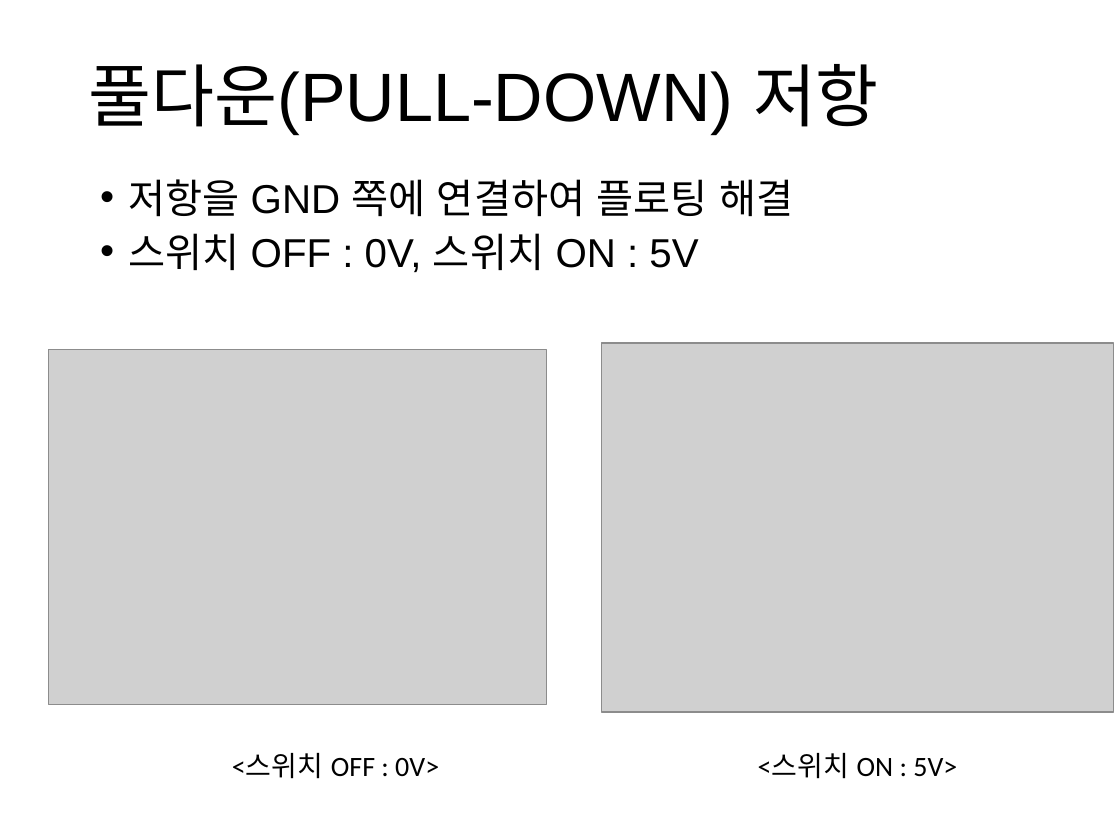
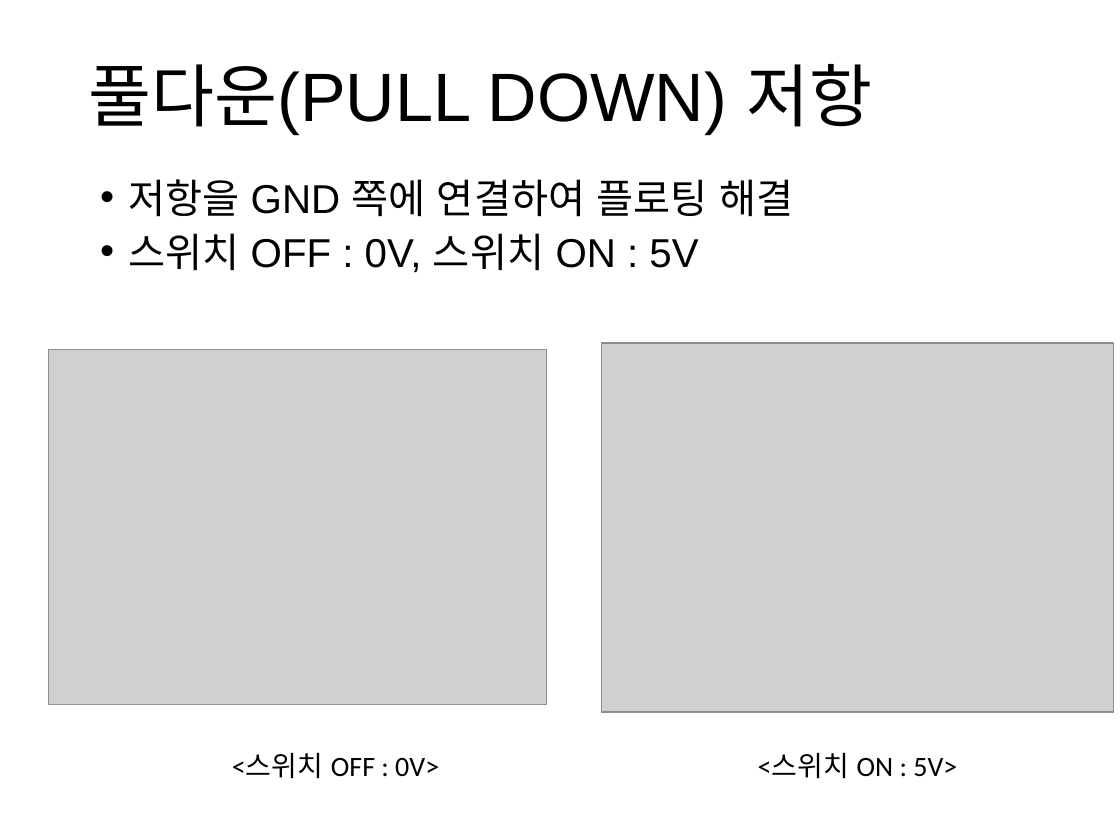
Before and after one commit to iot2019/Week04, a slide deck: slide 14 of Week04.pptx (slide 13 before the commit). Drawn at 1120x840 pixels with LibreOffice and Linux fonts; fonts in the diff are those of the drawing; grey boxes stand for pictures. Boxes give left, top, right and bottom in pixels: in the first picture for what was removed or moved away, otherwise in the second. Text is boxed around its words. In the diff, an @@ line names an element or a change of style, - is before the commit and + after.

```diff
--- a/Week04.pptx
+++ b/Week04.pptx
@@ title at (88,64,873,136): text changed @@
-풀다운(PULL-DOWN) 저항
+풀다운(PULL DOWN) 저항
```
Also in this commit, not shown: 9 other slides changed, 2 slides added, 1 slide removed, 5 other files.
